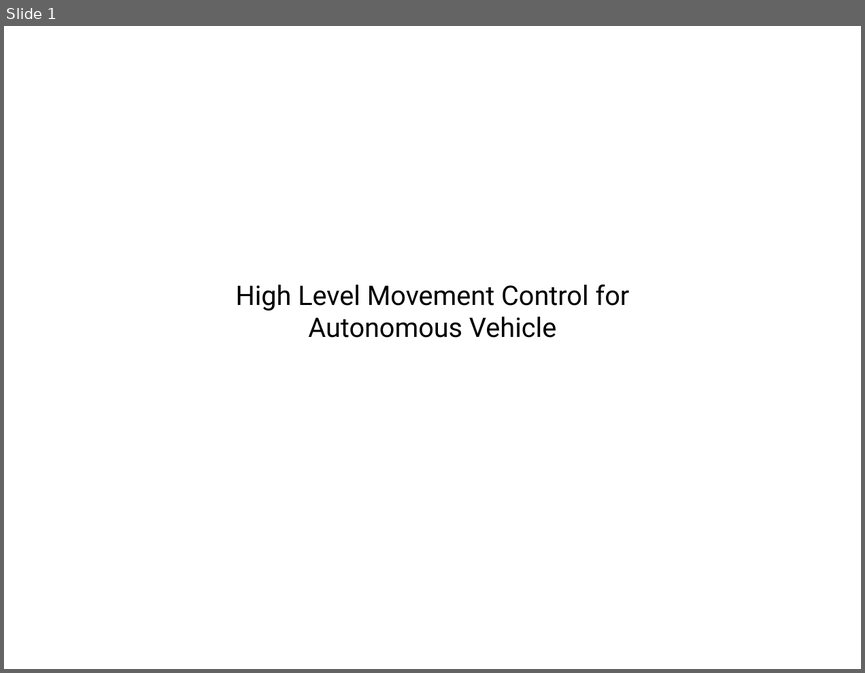
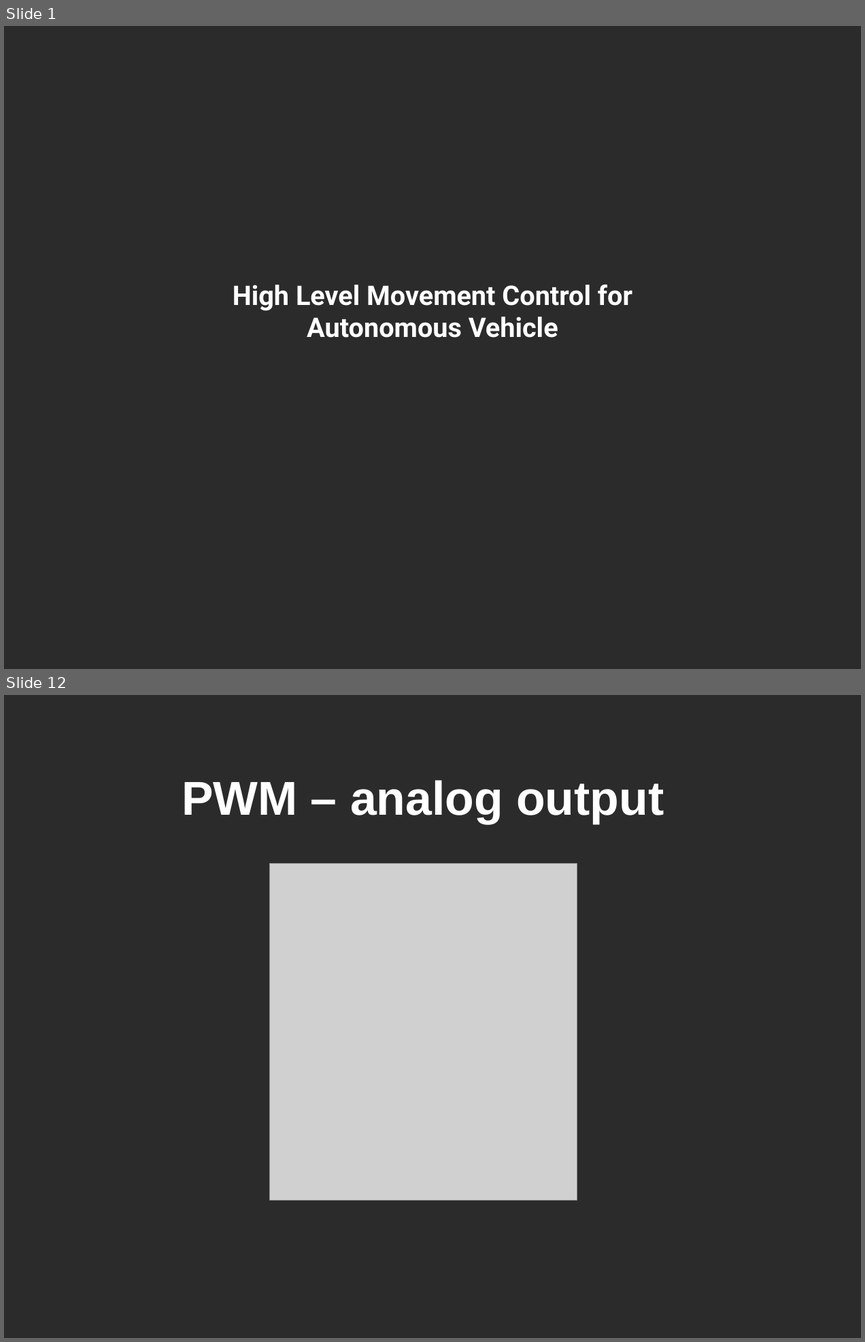
Before and after one commit to MrPerfekt/Car, a slide deck: doc/documents/Presentation/Presentation.odp. Shown one above the other, each under a label of ours: slide 1 before the commit, slides 1 and 12 after it; the slides between them are not shown. The pictures are 865x673 and 865x1342 pixels, drawn with LibreOffice and Linux fonts; fonts in the diff are those of the drawing; grey boxes stand for pictures; background and template pictures are left out; a plain dark background stands for a picture behind light text. Boxes give left, top, right and bottom in pixels: in the first picture for what was removed or moved away, otherwise in the second. Text is boxed around its words. In the diff, an @@ line names an element or a change of style, - is before the commit and + after.

```diff
--- a/doc/documents/Presentation/Presentation.odp
+++ b/doc/documents/Presentation/Presentation.odp
@@ slide 12 added at (x1=4, y1=695, x2=861, y2=1338), background picture (left out) @@
@@ title added at (x1=181, y1=780, x2=664, y2=824), 44 pt, text #FFFFFF, bold @@
+PWM – analog output
@@ picture added at (x1=270, y1=864, x2=577, y2=1200) @@
@@ slide 1 changed as well @@
@@ background #FFFFFF to picture (left out) @@
@@ title "High Level Movement Control for ..." at (x1=232, y1=284, x2=632, y2=337): text colour #000000 to #FFFFFF, bold on @@
```
Also in this commit, not shown: 19 other slides added, 2 other files.
